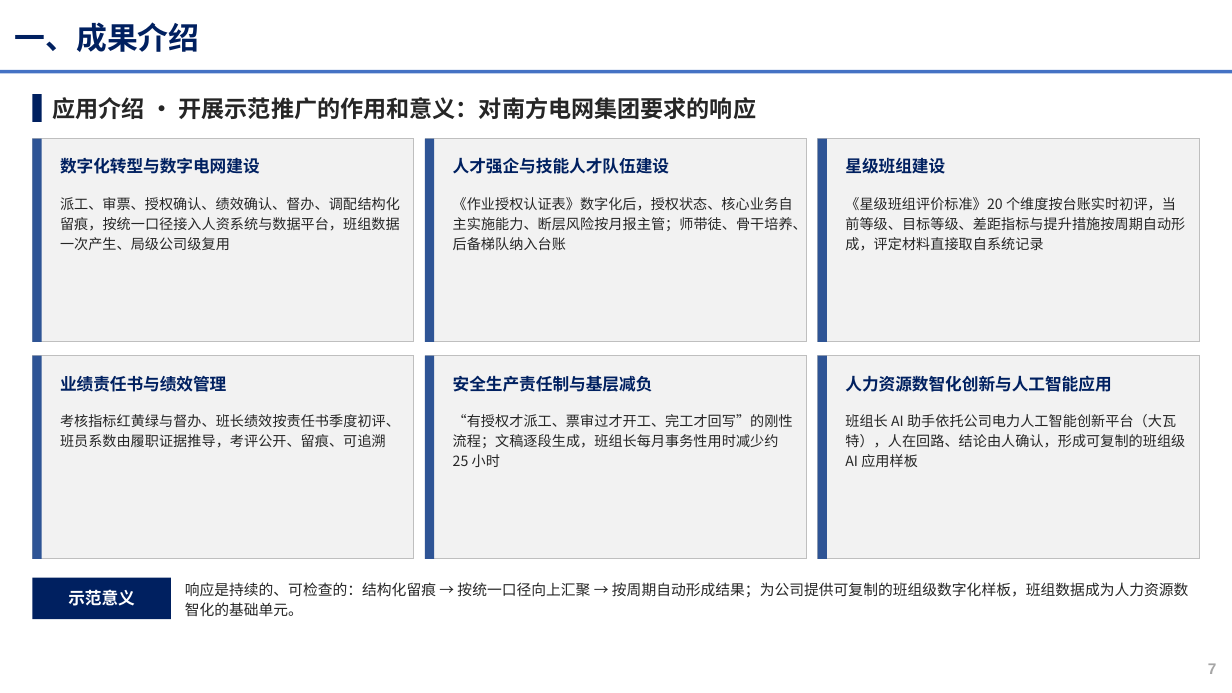
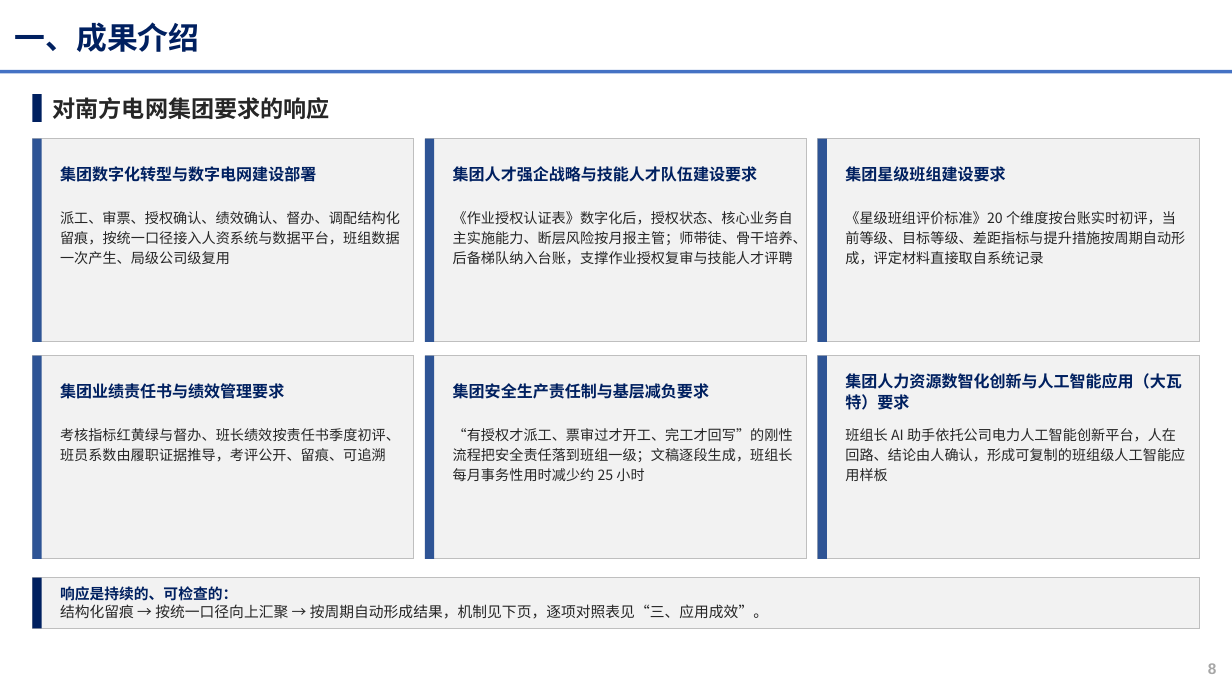
Before and after one commit to michael4949/-, a slide deck: slide 8 of xiaowatt/docs/正式交付物/申报PPT_高效班组管理助手_班组数字画像与班组长AI助手_V3.0.pptx (slide 7 before the commit). Drawn at 1232x693 pixels with LibreOffice and Linux fonts; fonts in the diff are those of the drawing; background and template pictures are left out. Boxes give left, top, right and bottom in pixels: in the first picture for what was removed or moved away, otherwise in the second. Text is boxed around its words. In the diff, an @@ line names an element or a change of style, - is before the commit and + after.

```diff
--- a/xiaowatt/docs/正式交付物/申报PPT_高效班组管理助手_班组数字画像与班组长AI助手_V3.0.pptx
+++ b/xiaowatt/docs/正式交付物/申报PPT_高效班组管理助手_班组数字画像与班组长AI助手_V3.0.pptx
@@ text at [53,97,330,119]: text changed @@
-应用介绍 · 开展示范推广的作用和意义：对南方电网集团要求的响应
+对南方电网集团要求的响应
@@ text at [60,166,316,182]: text changed; size 13 to 12.5 pt @@
-数字化转型与数字电网建设
+集团数字化转型与数字电网建设部署
@@ text at [453,166,757,182]: text changed; size 13 to 12.5 pt @@
-人才强企与技能人才队伍建设
+集团人才强企战略与技能人才队伍建设要求
@@ text at [845,166,1005,182]: text changed; size 13 to 12.5 pt @@
-星级班组建设
+集团星级班组建设要求
@@ text "派工、审票、授权确认、绩效确认、督办、调配结构化留痕，按统一口径接入人资系统与数据平台，班组数据一次产生、局级公司级复用": place and size @@
-text "派工、审票、授权确认、绩效确认、督办、调配结构化留痕，按统一口径接入人资系统与数据平台，班组数据一次产生、局级公司级复用" at [60,197,400,250]
+text "派工、审票、授权确认、绩效确认、督办、调配结构化留痕，按统一口径接入人资系统与数据平台，班组数据一次产生、局级公司级复用" at [60,211,400,264]
@@ text "《星级班组评价标准》20 个维度按台账实时初评，当前等级、目标等级、差距指标与提升措施按周期自动形成，评定材料直接取自系 ...": place and size @@
-text "《星级班组评价标准》20 个维度按台账实时初评，当前等级、目标等级、差距指标与提升措施按周期自动形成，评定材料直接取自系 ..." at [845,197,1185,250]
+text "《星级班组评价标准》20 个维度按台账实时初评，当前等级、目标等级、差距指标与提升措施按周期自动形成，评定材料直接取自系 ..." at [845,211,1185,264]
@@ text at [453,211,807,265]: text changed @@
-《作业授权认证表》数字化后，授权状态、核心业务自主实施能力、断层风险按月报主管；师带徒、骨干培养、后备梯队纳入台账
+《作业授权认证表》数字化后，授权状态、核心业务自主实施能力、断层风险按月报主管；师带徒、骨干培养、后备梯队纳入台账，支撑作业授权复审与技能人才评聘
@@ text at [60,383,284,399]: text changed; size 13 to 12.5 pt @@
-业绩责任书与绩效管理
+集团业绩责任书与绩效管理要求
@@ text at [453,383,709,399]: text changed; size 13 to 12.5 pt @@
-安全生产责任制与基层减负
+集团安全生产责任制与基层减负要求
@@ text at [845,373,1181,410]: text changed; size 13 to 12.5 pt @@
-人力资源数智化创新与人工智能应用
+集团人力资源数智化创新与人工智能应用（大瓦特）要求
@@ text "考核指标红黄绿与督办、班长绩效按责任书季度初评、班员系数由履职证据推导，考评公开、留痕、可追溯": place and size @@
-text "考核指标红黄绿与督办、班长绩效按责任书季度初评、班员系数由履职证据推导，考评公开、留痕、可追溯" at [60,414,400,448]
+text "考核指标红黄绿与督办、班长绩效按责任书季度初评、班员系数由履职证据推导，考评公开、留痕、可追溯" at [60,428,400,462]
@@ text at [453,428,793,481]: text changed @@
-“有授权才派工、票审过才开工、完工才回写”的刚性流程；文稿逐段生成，班组长每月事务性用时减少约 25 小时
+“有授权才派工、票审过才开工、完工才回写”的刚性流程把安全责任落到班组一级；文稿逐段生成，班组长每月事务性用时减少约 25 小时
@@ text at [845,428,1185,481]: text changed @@
-班组长 AI 助手依托公司电力人工智能创新平台（大瓦特），人在回路、结论由人确认，形成可复制的班组级 AI 应用样板
+班组长 AI 助手依托公司电力人工智能创新平台，人在回路、结论由人确认，形成可复制的班组级人工智能应用样板
@@ rectangle removed at [32,578,171,619] @@
-示范意义
@@ rectangle added at [32,578,1200,628], fill #F2F2F2, outline #BFBFBF 0.75 pt @@
@@ rectangle added at [32,578,42,628], fill #002060 @@
@@ text at [60,586,768,619]: text changed @@
-响应是持续的、可检查的：结构化留痕 → 按统一口径向上汇聚 → 按周期自动形成结果；为公司提供可复制的班组级数字化样板，班组数据成为人力资源数智化的基础单元。
+响应是持续的、可检查的：
+结构化留痕 → 按统一口径向上汇聚 → 按周期自动形成结果，机制见下页，逐项对照表见“三、应用成效”。
@@ page number at [1208,663,1217,674]: text changed @@
-7
+8
```
Also in this commit, not shown: 2 other slides changed, 2 slides added, 15 other files.
